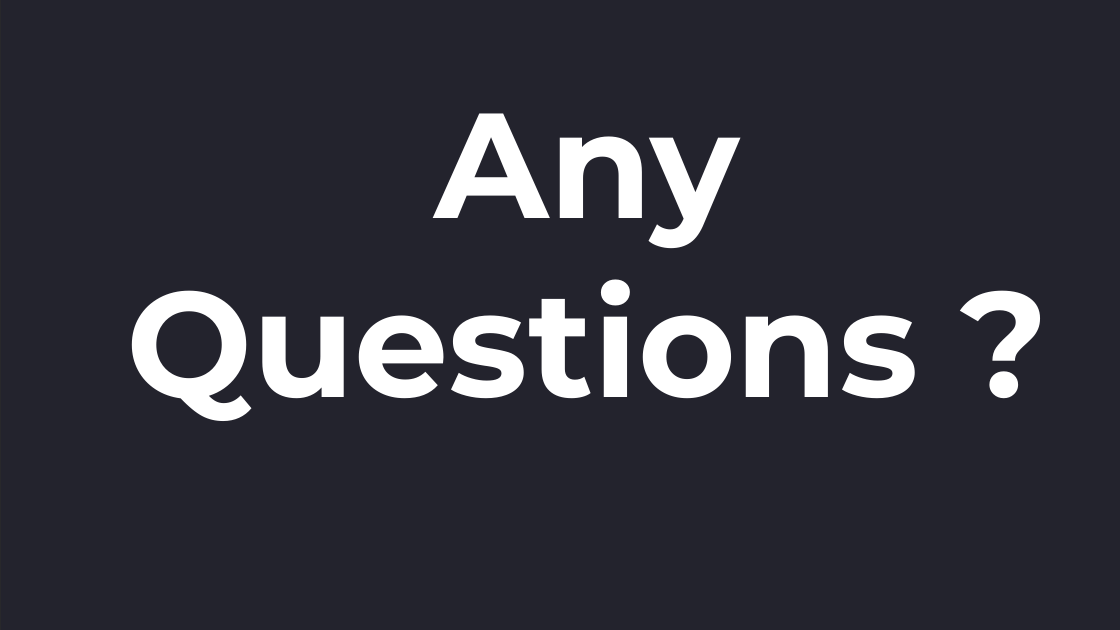
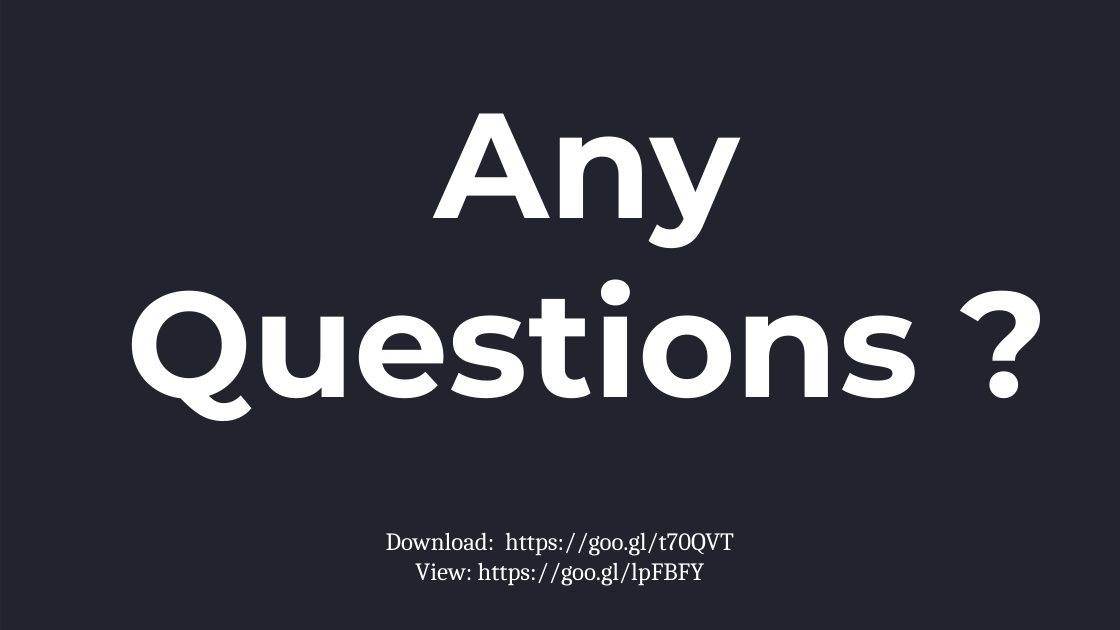
Before and after one commit to nepalswornim/Pipeline-Optimization, a slide deck: slide 12 of PipelineOptimization.ppsx. Drawn at 1120x630 pixels with LibreOffice and Linux fonts; fonts in the diff are those of the drawing; background and template pictures are left out; a plain dark background stands for a picture behind light text. Boxes give left, top, right and bottom in pixels: in the first picture for what was removed or moved away, otherwise in the second. Text is boxed around its words. In the diff, an @@ line names an element or a change of style, - is before the commit and + after.

Commit message:
Links added

```diff
--- a/PipelineOptimization.ppsx
+++ b/PipelineOptimization.ppsx
@@ subtitle added at box(386, 532, 734, 586), 16 pt, text #FFFFFF @@
+Download: https://goo.gl/t70QVT
+View: https://goo.gl/lpFBFY
```
